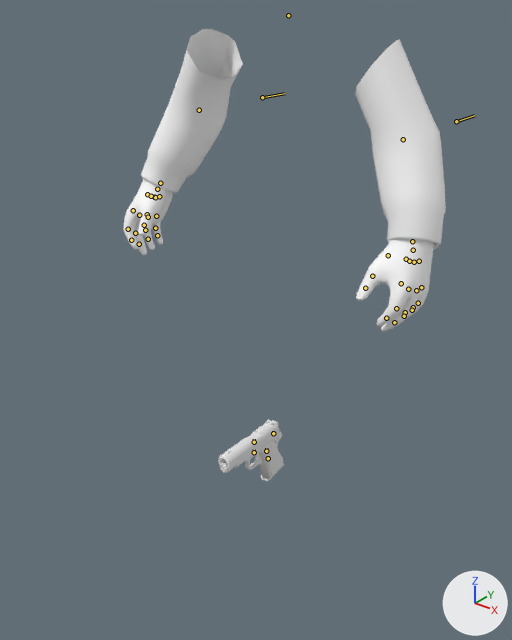
The Blender file compiled_models/1911/Soldier - 1911 Pistol.blend, before and after one commit.
The view is the same before and after, from a 50 mm lens placed at (56.7, -73.6, 70.4), pointed at (2.5, -5.9, 28.4). The axes (+X, +Y, +Z) are drawn at lower right. The lights are the same throughout. The older version comes first. The bones that change, and the others that lie on the model, are drawn over the model as lines.

In view in the first picture: 'c_pistol_reference', 'c_soldier_arms_reference'.
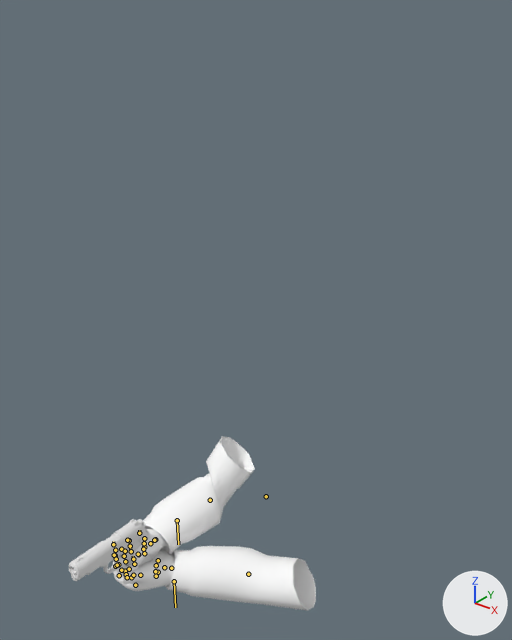
The newer file adds an action. The first version stands in its rest pose; the second is drawn at frame 1 of the action 'fire2'.

Boxes (x1, y1, x2, y2) around the edits, measured in the pictures (512 x 640 px):
'c_soldier_arms_reference', posed (37% narrower, 42% shorter)
    before: (123, 29, 446, 332)
    after: (112, 436, 316, 610)
'c_pistol_reference', posed (29% wider)
    before: (219, 419, 284, 481)
    after: (69, 519, 153, 583)
bone 'root', root to tip
    before: (288, 15) to (288, 13)
    after: (266, 496) to (267, 495)
bone 'Rig_L', root to tip
    before: (456, 121) to (474, 115)
    after: (177, 520) to (178, 544)
bone 'Rig_R', root to tip
    before: (262, 97) to (284, 93)
    after: (174, 581) to (175, 607)
bone 'bip_thumb_1_L', root to tip
    before: (372, 276) to (373, 274)
    after: (140, 575) to (141, 575)
bone 'bip_thumb_2_L', root to tip
    before: (365, 288) to (366, 286)
    after: (131, 577) to (132, 577)
bone 'bip_index_0_L', root to tip
    before: (401, 283) to (401, 282)
    after: (135, 585) to (137, 585)
bone 'bip_index_1_L', root to tip
    before: (396, 308) to (397, 307)
    after: (119, 575) to (119, 576)
bone 'bip_index_2_L', root to tip
    before: (386, 318) to (387, 317)
    after: (115, 566) to (115, 567)
bone 'bip_middle_0_L', root to tip
    before: (408, 289) to (409, 287)
    after: (133, 575) to (134, 575)
bone 'bip_middle_1_L', root to tip
    before: (405, 312) to (406, 311)
    after: (118, 564) to (119, 565)
bone 'bip_middle_2_L', root to tip
    before: (394, 322) to (396, 321)
    after: (115, 555) to (115, 556)
bone 'bip_ring_0_L', root to tip
    before: (416, 290) to (416, 288)
    after: (134, 564) to (135, 565)
bone 'bip_ring_1_L', root to tip
    before: (413, 307) to (414, 306)
    after: (124, 556) to (124, 556)
bone 'bip_ring_2_L', root to tip
    before: (404, 316) to (405, 315)
    after: (121, 549) to (121, 549)
bone 'bip_pinky_0_L', root to tip
    before: (421, 287) to (421, 286)
    after: (138, 554) to (139, 555)
bone 'bip_pinky_1_L', root to tip
    before: (418, 303) to (419, 301)
    after: (130, 546) to (130, 547)
bone 'bip_pinky_2_L', root to tip
    before: (412, 310) to (413, 309)
    after: (129, 540) to (128, 541)
bone 'bip_thumb_0_R', root to tip
    before: (154, 197) to (154, 198)
    after: (154, 540) to (154, 540)
bone 'bip_thumb_1_R', root to tip
    before: (147, 214) to (146, 215)
    after: (144, 547) to (143, 547)
bone 'bip_thumb_2_R', root to tip
    before: (144, 225) to (143, 226)
    after: (138, 554) to (137, 555)
bone 'bip_index_0_R', root to tip
    before: (133, 210) to (132, 212)
    after: (127, 540) to (127, 540)
bone 'bip_index_2_R', root to tip
    before: (131, 240) to (132, 241)
    after: (116, 559) to (117, 559)
bone 'bip_middle_0_R', root to tip
    before: (139, 215) to (139, 216)
    after: (125, 551) to (124, 552)
bone 'bip_middle_1_R', root to tip
    before: (135, 233) to (136, 234)
    after: (117, 565) to (118, 565)
bone 'bip_middle_2_R', root to tip
    before: (139, 244) to (139, 245)
    after: (125, 571) to (126, 570)
bone 'bip_ring_0_R', root to tip
    before: (148, 217) to (148, 218)
    after: (125, 561) to (125, 562)
bone 'bip_ring_1_R', root to tip
    before: (145, 230) to (146, 231)
    after: (121, 570) to (122, 570)
bone 'bip_ring_2_R', root to tip
    before: (148, 239) to (148, 240)
    after: (126, 574) to (127, 574)
bone 'bip_pinky_0_R', root to tip
    before: (156, 216) to (156, 217)
    after: (129, 569) to (129, 569)
bone 'bip_pinky_1_R', root to tip
    before: (155, 228) to (156, 229)
    after: (126, 574) to (126, 575)
bone 'bip_pinky_2_R', root to tip
    before: (157, 235) to (158, 236)
    after: (127, 577) to (128, 577)
bone 'weapon_bone', root to tip
    before: (266, 451) to (266, 448)
    after: (131, 551) to (130, 548)
bone 'weapon_trigger', root to tip
    before: (254, 452) to (254, 449)
    after: (114, 555) to (113, 553)

What the commit changed:
Bone 'root' (bone_root) moves from (0.0, 0.0, 0.0) to (0.0, -72.9, 3.8).
Bone 'root' (bone_root) turns from (0, 0, 0) to (-90, 0, 0) degrees about its own x, y and z.
Bone 'Rig_L' (bone_rig_l) moves from (0.0, 0.0, 0.0) to (-37.4, 0.0, 12.5).
Bone 'bip_upperArm_L.001' (bone_bip_upperarm_l_001) moves from (0.0, 0.0, 0.0) to (-6.9, 5.1, -6.6).
Bone 'Rig_R' (bone_rig_r) moves from (0.0, 0.0, 0.0) to (7.5, -1.8, 0.0).
Bone 'bip_upperArm_R.001' (bone_bip_upperarm_r_001) moves from (0.0, 0.0, 0.0) to (4.8, -7.6, -4.2).
Bone 'bip_lowerArm_R.001' (bone_bip_lowerarm_r_001) turns from (0, 0, 0) to (0, -90, 0) degrees about its own x, y and z.
Bone 'bip_hand_L.001' (bone_bip_hand_l_001) moves from (0.0, 0.0, 0.0) to (-30.1, -19.9, -0.3).
Bone 'bip_hand_L.001' (bone_bip_hand_l_001) turns from (0, 0, 0) to (-97, -19, -68) degrees about its own x, y and z.
Bone 'bip_thumb_1_L' (bone_bip_thumb_1_l) turns from (0, 0, 0) to (-19, -7, 0) degrees about its own x, y and z.
Bone 'bip_thumb_2_L' (bone_bip_thumb_2_l) turns from (0, 0, 0) to (-5, -2, 0) degrees about its own x, y and z.
Bone 'bip_index_0_L' (bone_bip_index_0_l) turns from (0, 0, 0) to (11, 0, 20) degrees about its own x, y and z.
Bone 'bip_index_1_L' (bone_bip_index_1_l) turns from (0, 0, 0) to (11, 0, 0) degrees about its own x, y and z.
Bone 'bip_index_2_L' (bone_bip_index_2_l) turns from (0, 0, 0) to (11, 0, 0) degrees about its own x, y and z.
Bone 'bip_middle_0_L' (bone_bip_middle_0_l) turns from (0, 0, 0) to (12, 0, 20) degrees about its own x, y and z.
Bone 'bip_middle_1_L' (bone_bip_middle_1_l) turns from (0, 0, 0) to (12, 0, 0) degrees about its own x, y and z.
Bone 'bip_middle_2_L' (bone_bip_middle_2_l) turns from (0, 0, 0) to (12, 0, 0) degrees about its own x, y and z.
Bone 'bip_ring_0_L' (bone_bip_ring_0_l) turns from (0, 0, 0) to (14, 0, 20) degrees about its own x, y and z.
Bone 'bip_ring_1_L' (bone_bip_ring_1_l) turns from (0, 0, 0) to (14, 0, 0) degrees about its own x, y and z.
Bone 'bip_ring_2_L' (bone_bip_ring_2_l) turns from (0, 0, 0) to (14, 0, 0) degrees about its own x, y and z.
Bone 'bip_pinky_0_L' (bone_bip_pinky_0_l) turns from (0, 0, 0) to (19, 0, 20) degrees about its own x, y and z.
Bone 'bip_pinky_1_L' (bone_bip_pinky_1_l) turns from (0, 0, 0) to (19, 0, 0) degrees about its own x, y and z.
Bone 'bip_pinky_2_L' (bone_bip_pinky_2_l) turns from (0, 0, 0) to (19, 0, 0) degrees about its own x, y and z.
Bone 'bip_hand_R.001' (bone_bip_hand_r_001) moves from (0.0, 0.0, 0.0) to (-30.2, -20.1, -2.7).
Bone 'bip_hand_R.001' (bone_bip_hand_r_001) turns from (0, 0, 0) to (5, -20, -12) degrees about its own x, y and z.
Bone 'bip_thumb_0_R' (bone_bip_thumb_0_r) turns from (0, 0, 0) to (10, 0, 2) degrees about its own x, y and z.
Bone 'bip_thumb_1_R' (bone_bip_thumb_1_r) turns from (0, 0, 0) to (10, 0, 0) degrees about its own x, y and z.
Bone 'bip_thumb_2_R' (bone_bip_thumb_2_r) turns from (0, 0, 0) to (54, 7, -6) degrees about its own x, y and z.
Bone 'bip_index_0_R' (bone_bip_index_0_r) turns from (0, 0, 0) to (4, 0, -5) degrees about its own x, y and z.
Bone 'bip_index_2_R' (bone_bip_index_2_r) turns from (0, 0, 0) to (50, 0, 0) degrees about its own x, y and z.
Bone 'bip_middle_0_R' (bone_bip_middle_0_r) turns from (0, 0, 0) to (17, -1, 2) degrees about its own x, y and z.
Bone 'bip_middle_1_R' (bone_bip_middle_1_r) turns from (0, 0, 0) to (25, 0, 0) degrees about its own x, y and z.
Bone 'bip_middle_2_R' (bone_bip_middle_2_r) turns from (0, 0, 0) to (60, 0, 0) degrees about its own x, y and z.
Bone 'bip_ring_0_R' (bone_bip_ring_0_r) turns from (0, 0, 0) to (23, 5, -6) degrees about its own x, y and z.
Bone 'bip_ring_1_R' (bone_bip_ring_1_r) turns from (0, 0, 0) to (10, 0, 0) degrees about its own x, y and z.
Bone 'bip_ring_2_R' (bone_bip_ring_2_r) turns from (0, 0, 0) to (62, 2, 13) degrees about its own x, y and z.
Bone 'bip_pinky_0_R' (bone_bip_pinky_0_r) turns from (0, 0, 0) to (27, 9, -20) degrees about its own x, y and z.
Bone 'bip_pinky_1_R' (bone_bip_pinky_1_r) turns from (0, 0, 0) to (-9, 0, 0) degrees about its own x, y and z.
Bone 'bip_pinky_2_R' (bone_bip_pinky_2_r) turns from (0, 0, 0) to (61, 9, 14) degrees about its own x, y and z.
Bone 'weapon_bone' (bone_weapon_bone) moves from (0.0, 0.0, 0.0) to (-8.0, -9.0, 22.5).
Bone 'weapon_bone' (bone_weapon_bone) turns from (0, 0, 0) to (-2, 0, -1) degrees about its own x, y and z.
Bone 'weapon_trigger' (bone_weapon_trigger) turns from (0, 0, 0) to (25, 0, 0) degrees about its own x, y and z.
